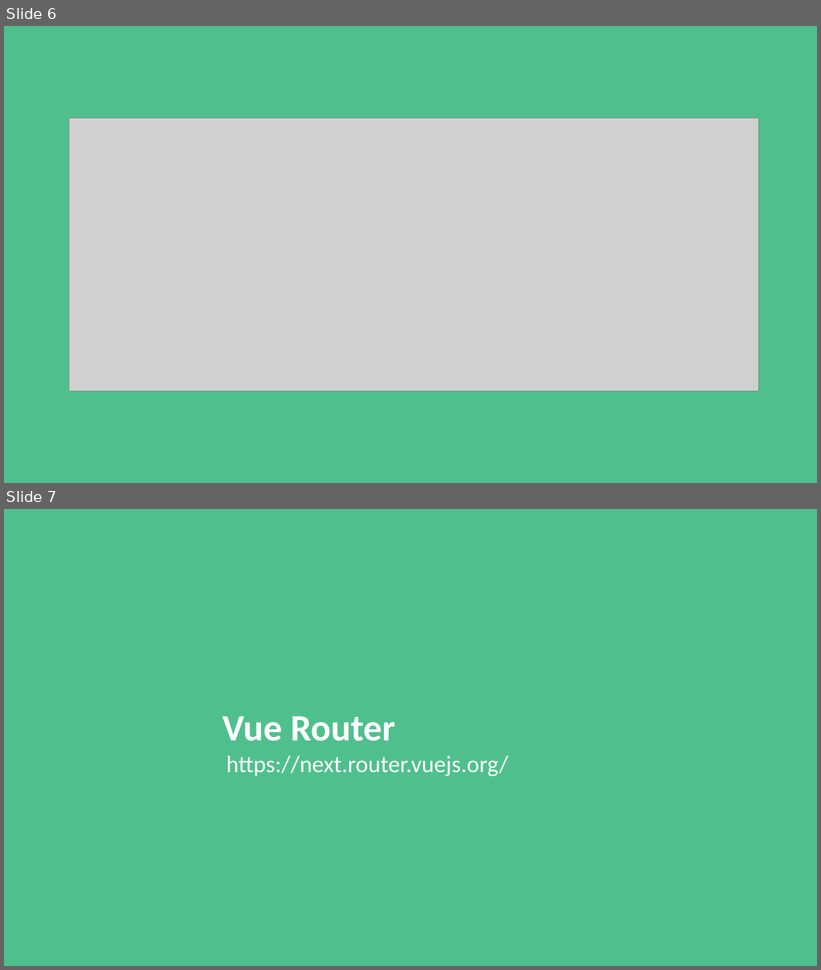
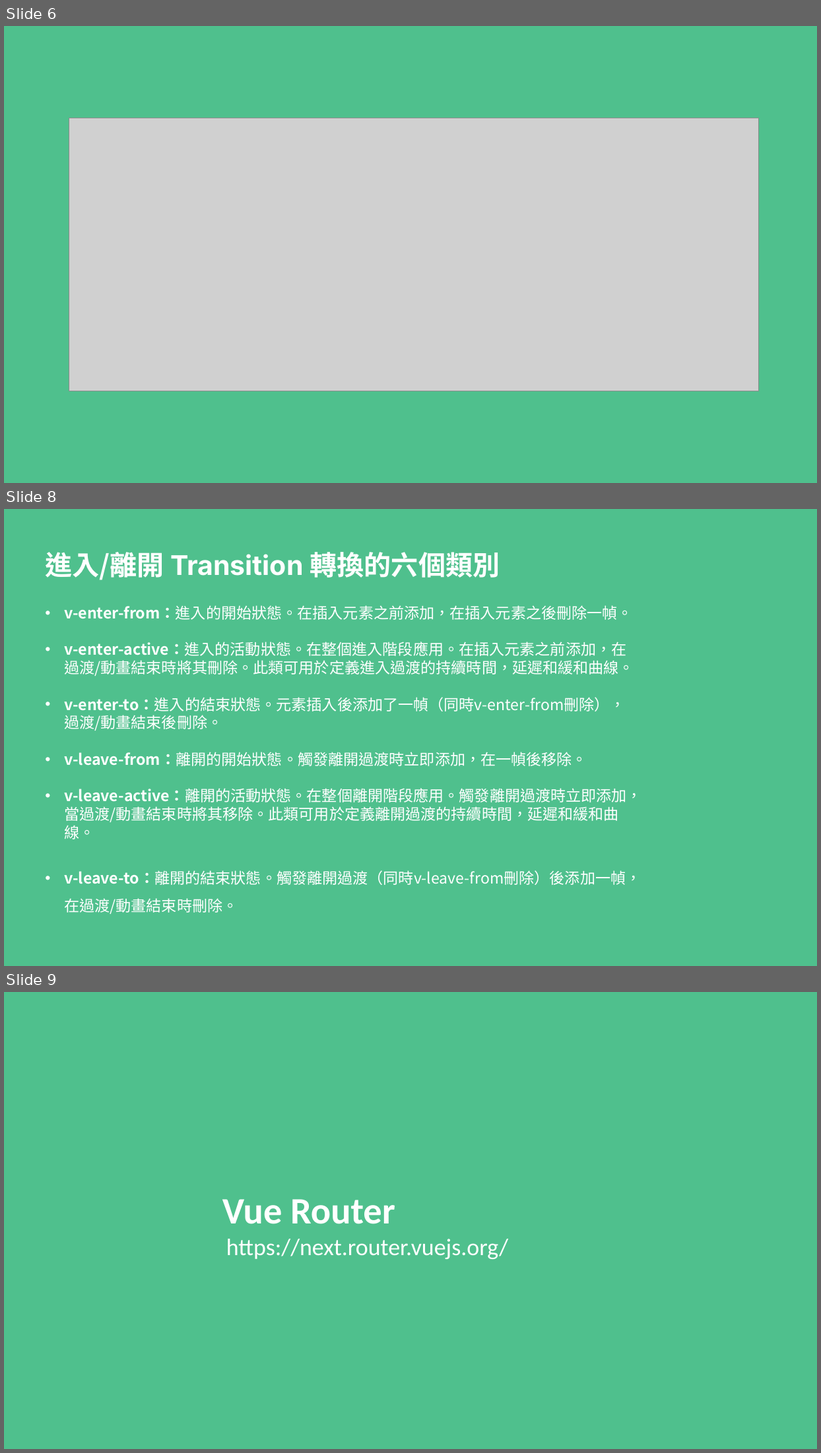
Before and after one commit to MikeOnlineCourse/Vue3_Course_Example, a slide deck: 04-VUE-CLI-Router-Components/vue-cli.pptx. Shown one above the other, each under a label of ours: slides 6 and 7 before the commit, slides 6, 8 and 9 after it; the slides between them are not shown. The pictures are 821x970 and 821x1453 pixels, drawn with LibreOffice and Linux fonts; fonts in the diff are those of the drawing; grey boxes stand for pictures. Boxes give left, top, right and bottom in pixels: in the first picture for what was removed or moved away, otherwise in the second. Text is boxed around its words. In the diff, an @@ line names an element or a change of style, - is before the commit and + after.

Commit message:
ad ppt

```diff
--- a/04-VUE-CLI-Router-Components/vue-cli.pptx
+++ b/04-VUE-CLI-Router-Components/vue-cli.pptx
@@ slide 8 added at box(4, 509, 817, 966), background #4FC08D @@
@@ text added at box(45, 552, 500, 580), 32 pt, text #FFFFFF, bold @@
+進入/離開 Transition 轉換的六個類別
@@ text added at box(64, 605, 642, 914), 18 pt, text #FFFFFF @@
+• v-enter-from：進入的開始狀態。在插入元素之前添加，在插入元素之後刪除一幀。
+• v-enter-active：進入的活動狀態。在整個進入階段應用。在插入元素之前添加，在過渡/動畫結束時將其刪除。此類可用於定義進入過渡的持續時間，延遲和緩和曲線。
+• v-enter-to：進入的結束狀態。元素插入後添加了一幀（同時v-enter-from刪除），過渡/動畫結束後刪除。
+• v-leave-from：離開的開始狀態。觸發離開過渡時立即添加，在一幀後移除。
+• v-leave-active：離開的活動狀態。在整個離開階段應用。觸發離開過渡時立即添加，當過渡/動畫結束時將其移除。此類可用於定義離開過渡的持續時間，延遲和緩和曲線。
+• v-leave-to：離開的結束狀態。觸發離開過渡（同時v-leave-from刪除）後添加一幀，在過渡/動畫結束時刪除。
@@ what was slide 7 is now slide 9 @@
```
Also in this commit, not shown: 1 other slide added.
